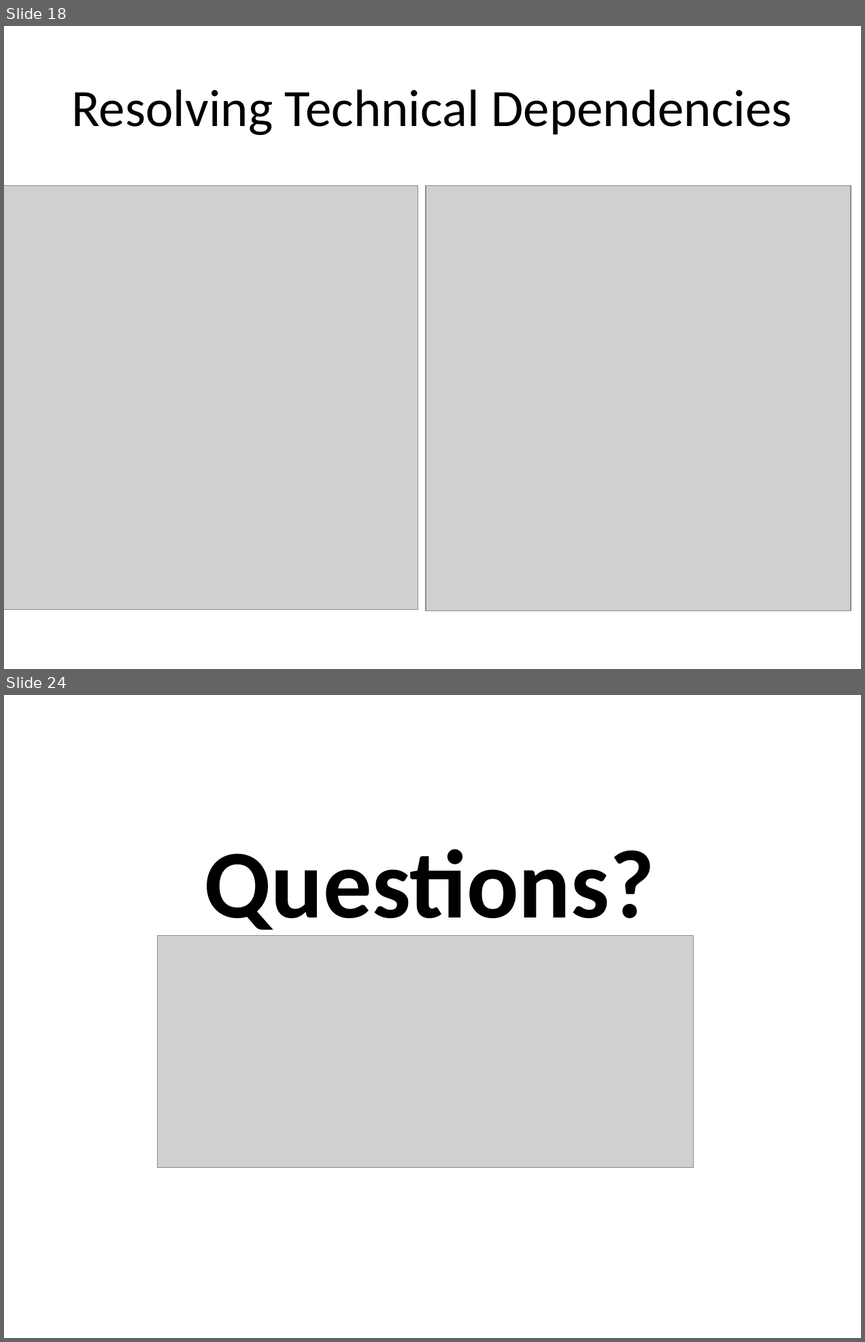
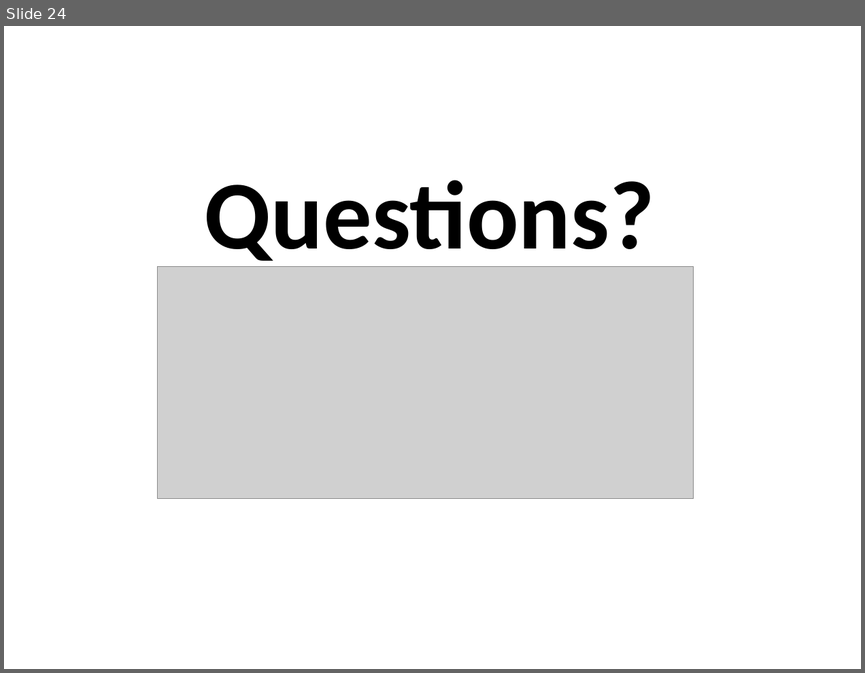
Before and after one commit to tdeekens/msc-thesis, a slide deck: presentations/thesis-presentation-ericsson/final-presentation-ericsson.ppt. Shown one above the other, each under a label of ours: slides 18 and 24 before the commit, slide 24 after it; the slides between them are not shown. The pictures are 865x1342 and 865x673 pixels, drawn with LibreOffice and Linux fonts; fonts in the diff are those of the drawing; grey boxes stand for pictures. Boxes give left, top, right and bottom in pixels: in the first picture for what was removed or moved away, otherwise in the second. Text is boxed around its words. In the diff, an @@ line names an element or a change of style, - is before the commit and + after.

```diff
--- a/presentations/thesis-presentation-ericsson/final-presentation-ericsson.ppt
+++ b/presentations/thesis-presentation-ericsson/final-presentation-ericsson.ppt
@@ slide 18 removed at [4,26,861,669], background #FFFFFF @@
@@ title removed at [71,89,791,135] @@
-Resolving Technical Dependencies
@@ picture removed at [4,185,418,609] @@
@@ picture removed at [426,185,851,610] @@
```
Also in this commit, not shown: 4 slides changed, 7 slides added, 6 other slides removed.
